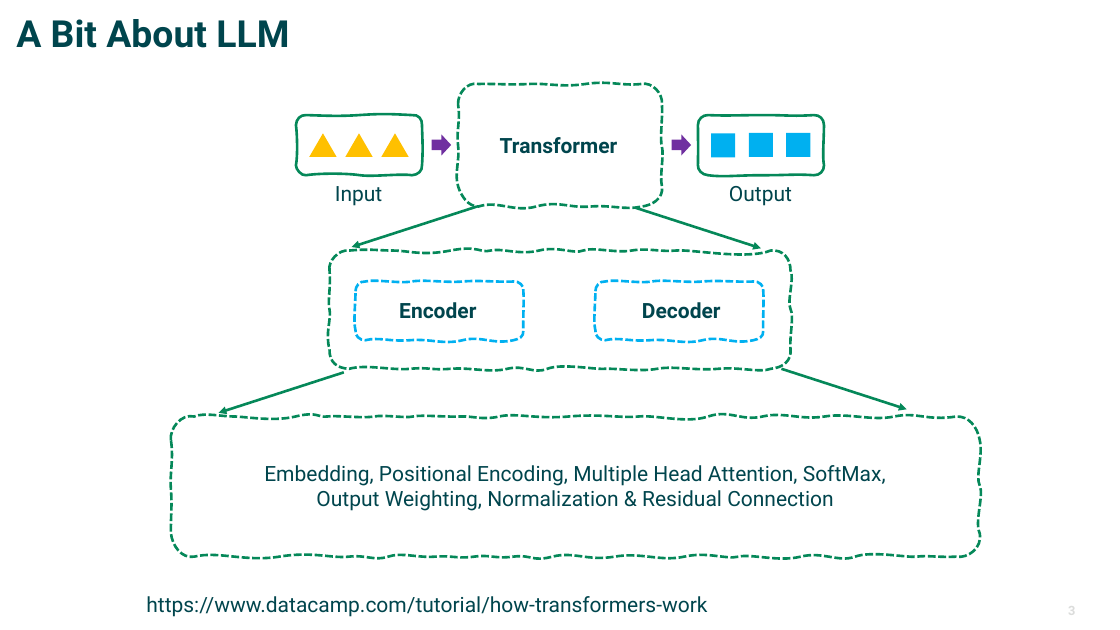
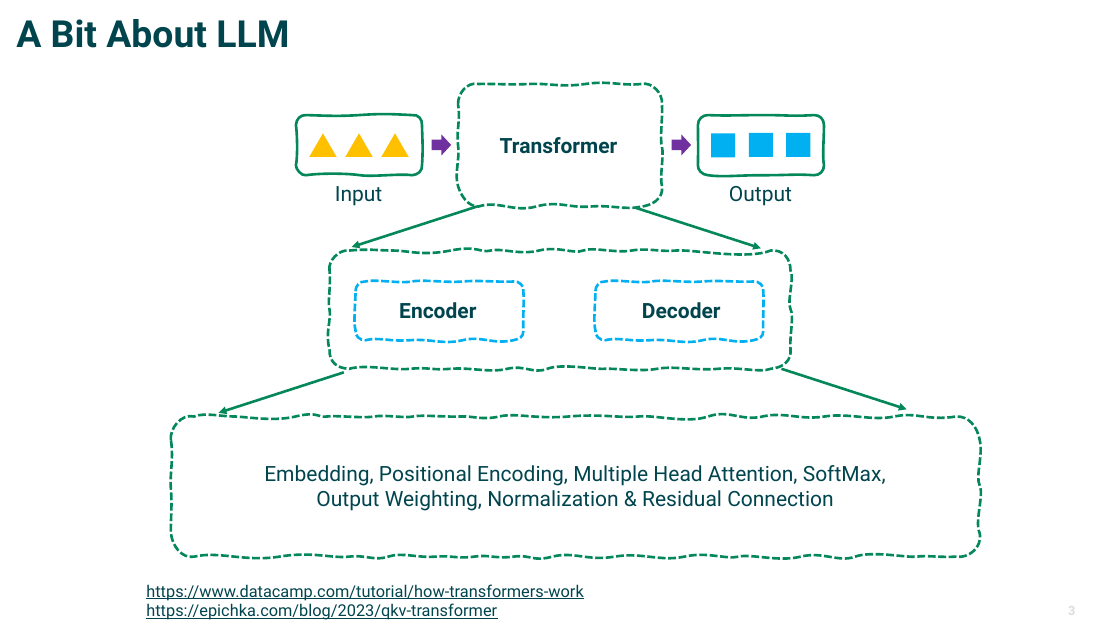
Before and after one commit to zjmorgan/nxs-computational-tutorial, a slide deck: slide 3 of tutorial3/LLM_Practices_ZYP.pptx. Drawn at 1120x630 pixels with LibreOffice and Linux fonts; fonts in the diff are those of the drawing; background and template pictures are left out. Boxes give left, top, right and bottom in pixels: in the first picture for what was removed or moved away, otherwise in the second. Text is boxed around its words. In the diff, an @@ line names an element or a change of style, - is before the commit and + after.

Commit message:
updated tutorial03

```diff
--- a/tutorial3/LLM_Practices_ZYP.pptx
+++ b/tutorial3/LLM_Practices_ZYP.pptx
@@ text "https://www.datacamp.com/tutorial/how-transformers-work": place and size @@
-text "https://www.datacamp.com/tutorial/how-transformers-work" at (146,596,707,617)
+text "https://www.datacamp.com/tutorial/how-transformers-work" at (146,584,583,620)
@@ text at (146,584,583,601): size 18 to 14 pt, text colour #00454D to #00444D, underline on in "https://www.datacamp.com/tutorial/how-transformers-work" @@
@@ text at (146,603,497,620): paragraph added @@
+https://epichka.com/blog/2023/qkv-transformer
```
Also in this commit, not shown: 1 other slide changed.
